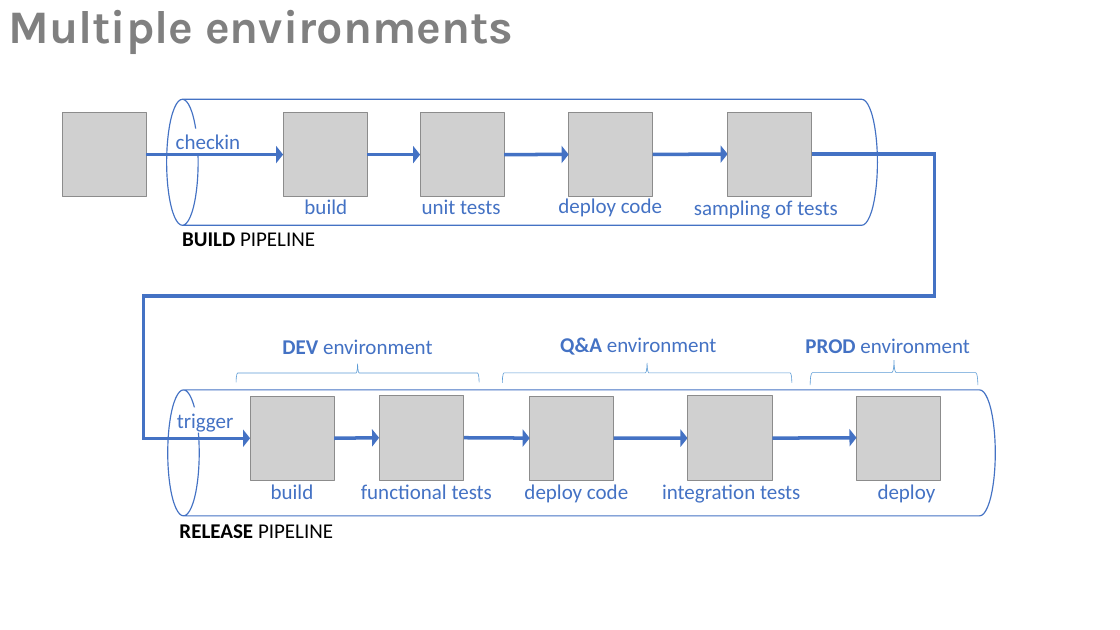
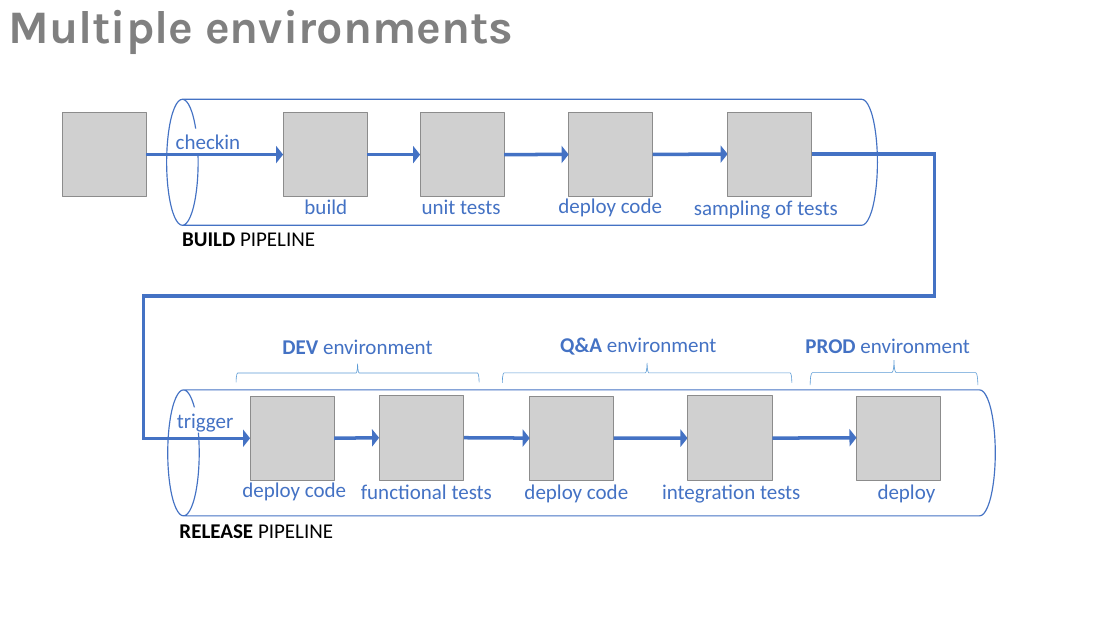
Before and after one commit to ALM-Rangers/Guidance, a slide deck: slide 5 of src/DevOps/Illustrations.pptx. Drawn at 1120x630 pixels with LibreOffice and Linux fonts; fonts in the diff are those of the drawing; grey boxes stand for pictures. Boxes give left, top, right and bottom in pixels: in the first picture for what was removed or moved away, otherwise in the second. Text is boxed around its words. In the diff, an @@ line names an element or a change of style, - is before the commit and + after.

```diff
--- a/src/DevOps/Illustrations.pptx
+++ b/src/DevOps/Illustrations.pptx
@@ text at (x1=242, y1=480, x2=346, y2=501): text changed @@
-build
+deploy code
```
Also in this commit, not shown: 1 other slide changed.
